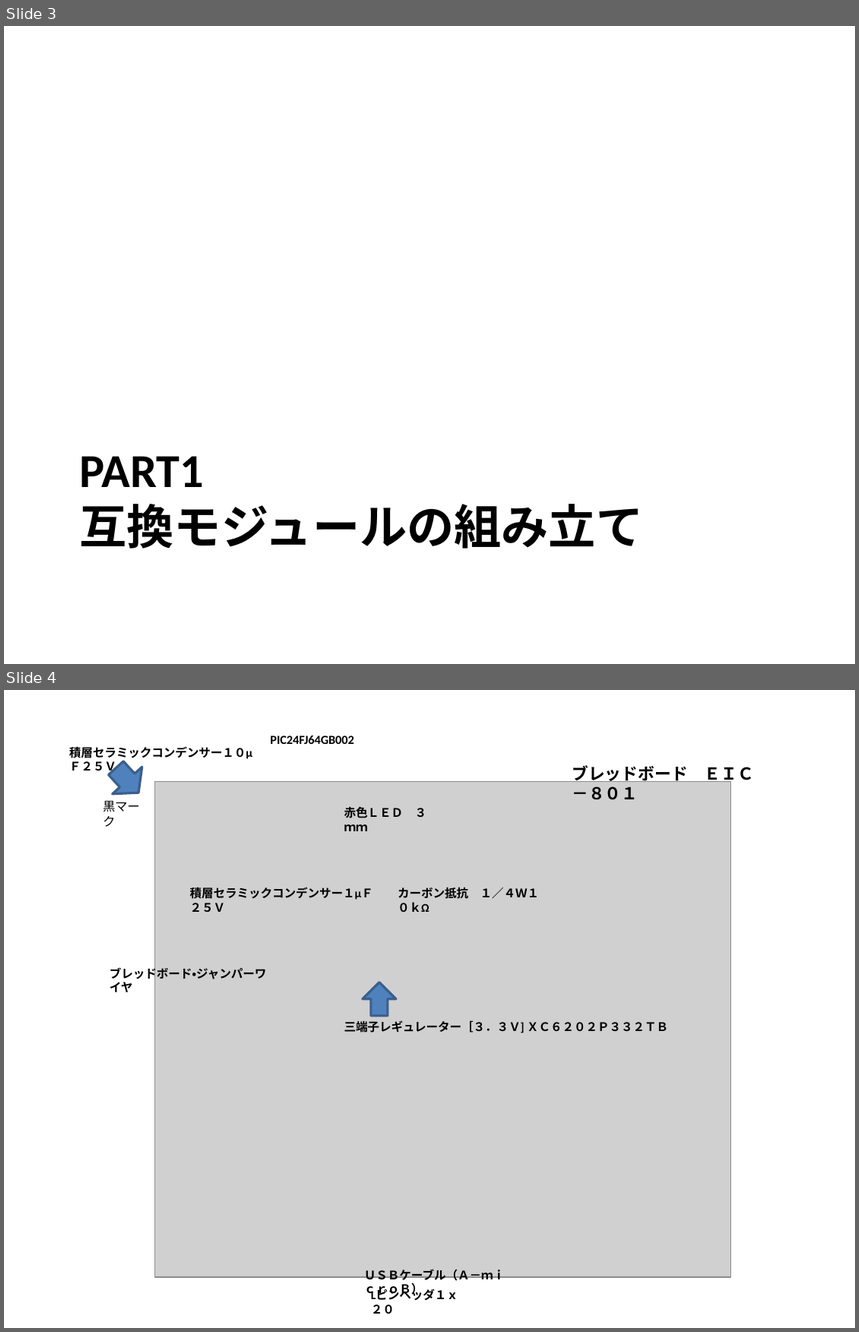
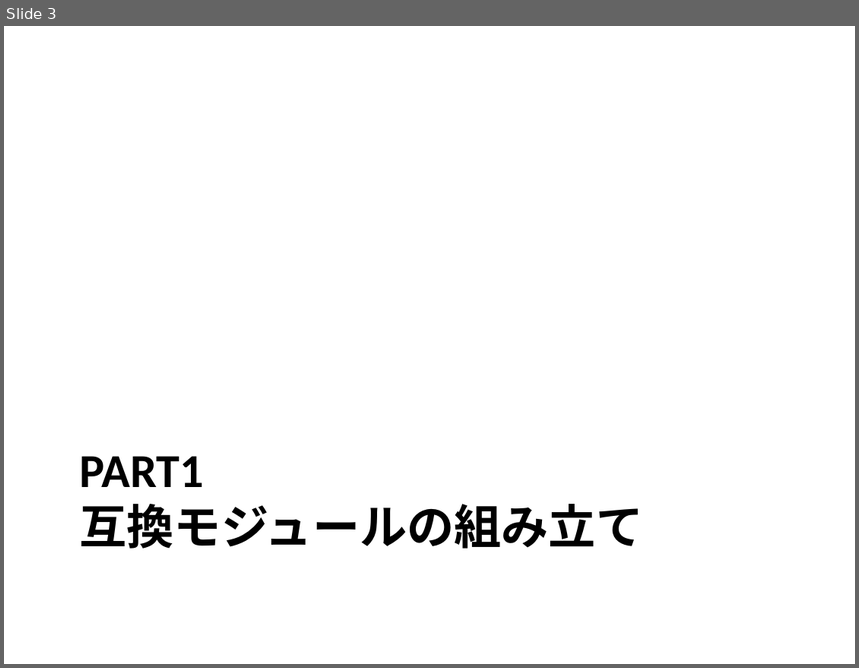
Before and after one commit to magoroku15/OpenAccessoryDemo, a slide deck: Doc/poorman's adk.pptx. Shown one above the other, each under a label of ours: slides 3 and 4 before the commit, slide 3 after it. The pictures are 859x1332 and 859x668 pixels, drawn with LibreOffice and Linux fonts; fonts in the diff are those of the drawing; grey boxes stand for pictures. Boxes give left, top, right and bottom in pixels: in the first picture for what was removed or moved away, otherwise in the second. Text is boxed around its words. In the diff, an @@ line names an element or a change of style, - is before the commit and + after.

```diff
--- a/Doc/poorman's adk.pptx
+++ b/Doc/poorman's adk.pptx
@@ slide 4 removed at [4,690,855,1328], background #FFFFFF @@
@@ text removed at [69,746,253,761] @@
-積層セラミックコンデンサー１０μＦ２５Ｖ
@@ down arrow removed at [101,755,153,806] @@
@@ text removed at [270,736,354,744] @@
-PIC24FJ64GB002
@@ text removed at [572,765,754,784] @@
-ブレッドボード ＥＩＣ－８０１
@@ text removed at [103,801,140,827] @@
-黒マーク
@@ picture removed at [155,781,732,1277] @@
@@ text removed at [344,807,404,818] @@
-赤色ＬＥＤ ３ｍｍ
@@ text removed at [190,887,373,900] @@
-積層セラミックコンデンサー１μＦ２５Ｖ
@@ text removed at [398,887,540,899] @@
-カーボン抵抗 １／４Ｗ１０ｋΩ
@@ text removed at [110,966,267,992] @@
-ブレッドボード・ジャンパーワイヤ
@@ down arrow removed at [363,983,395,1016] @@
@@ text removed at [344,1021,668,1034] @@
-三端子レギュレーター［３．３Ｖ] ＸＣ６２０２Ｐ３３２ＴＢ
@@ text removed at [364,1269,505,1284] @@
-ＵＳＢケーブル（Ａ－ｍｉｃｒｏＢ）
@@ text removed at [363,1284,467,1307] @@
-Lピンヘッダ１ｘ２０
```
Also in this commit, not shown: 8 slides changed, 4 slides added.
